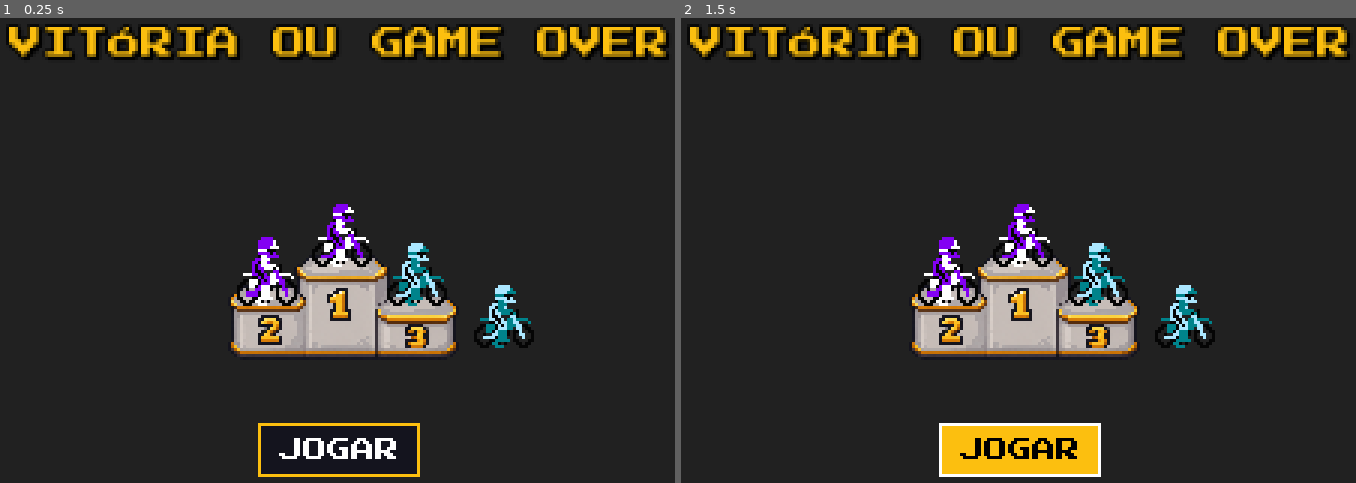
Above: before the commit, frames 1-2 (left to right).
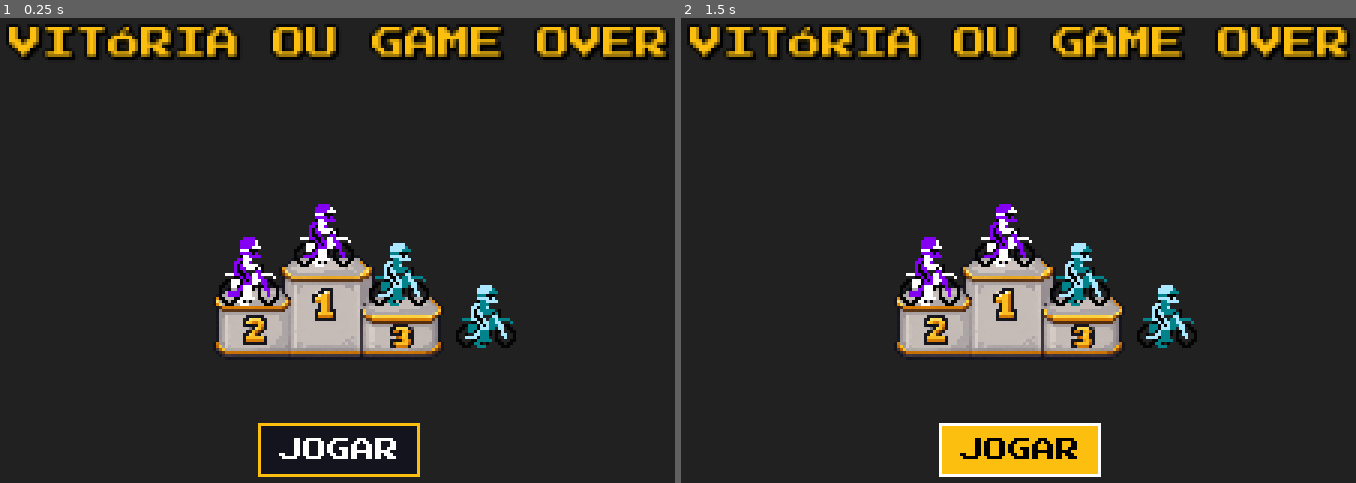
Above: after the commit, the same moments.

Repository: GianluccaPaiva/ExcitebikeTrabalhoDevGame
Game: Godot game, scene res://scenes/ui/colocacao.tscn
Two runs of this game, one before a commit and one after it. Both use one fixed random seed, a clock stepped at 60 frames per second and the inputs below. This scene is started directly instead of the project's main scene.
Inputs:
- Up to frame 1 (0.25 s): no input
- Up to frame 2 (1.5 s): click "JOGAR" at 0.5 s; click "JOGAR" at 1.25 s

The runs differ from the first frame. In frame 1, 6.2% of the frame differs, in the area x 32-80%, y 40-73%; in frame 2, 6.2%.

Commit message:
correcao deslocamento

Diff:
--- a/scenes/ui/colocacao.tscn
+++ b/scenes/ui/colocacao.tscn
@@ -23,6 +23,15 @@
 border_color = Color(0.988235, 0.74902, 0.0588235, 1)
 anti_aliasing = false
 
+[sub_resource type="StyleBoxFlat" id="StyleBoxFlat_btn_pressed"]
+bg_color = Color(0.8, 0.58, 0.05, 1)
+border_width_left = 1
+border_width_top = 1
+border_width_right = 1
+border_width_bottom = 1
+border_color = Color(0.5, 0.5, 0.5, 1)
+anti_aliasing = false
+
 [sub_resource type="StyleBoxFlat" id="StyleBoxFlat_btn_hover"]
 bg_color = Color(0.988235, 0.74902, 0.0588235, 1)
 border_width_left = 1
@@ -30,15 +39,6 @@
 border_width_right = 1
 border_width_bottom = 1
 border_color = Color(1, 1, 1, 1)
-anti_aliasing = false
-
-[sub_resource type="StyleBoxFlat" id="StyleBoxFlat_btn_pressed"]
-bg_color = Color(0.8, 0.58, 0.05, 1)
-border_width_left = 1
-border_width_top = 1
-border_width_right = 1
-border_width_bottom = 1
-border_color = Color(0.5, 0.5, 0.5, 1)
 anti_aliasing = false
 
 [node name="Colocacao" type="CanvasLayer" unique_id=838415918]
@@ -64,31 +64,31 @@
 vertical_alignment = 1
 
 [node name="Podium" type="Sprite2D" parent="Control" unique_id=1256037257]
-position = Vector2(129, 119)
+position = Vector2(124.00001, 119.00001)
 scale = Vector2(0.061836407, 0.05562239)
 texture = ExtResource("1_lhpdl")
 
 [node name="PrimeiroColocado" type="Sprite2D" parent="Control" unique_id=283911379]
-position = Vector2(128, 98)
+position = Vector2(122, 98)
 texture = ExtResource("2_yv8jb")
 hframes = 6
 vframes = 6
 
 [node name="SegundoColocado" type="Sprite2D" parent="Control" unique_id=1064245631]
-position = Vector2(103, 110)
+position = Vector2(97, 110)
 scale = Vector2(1, 1.0625)
 texture = ExtResource("2_yv8jb")
 hframes = 6
 vframes = 6
 
 [node name="TerceiroColocado" type="Sprite2D" parent="Control" unique_id=1794424661]
-position = Vector2(153, 111)
+position = Vector2(147, 111)
 texture = ExtResource("3_hjwqk")
 hframes = 6
 vframes = 6
 
 [node name="QuartoColocado" type="Sprite2D" parent="Control" unique_id=82426405]
-position = Vector2(182, 125)
+position = Vector2(176, 125)
 texture = ExtResource("3_hjwqk")
 hframes = 6
 vframes = 6
@@ -99,14 +99,14 @@
 offset_top = 162.0
 offset_right = 155.0
 offset_bottom = 180.0
+theme_override_colors/font_color = Color(1, 1, 1, 1)
+theme_override_colors/font_focus_color = Color(0, 0, 0, 1)
+theme_override_colors/font_pressed_color = Color(0, 0, 0, 1)
 theme_override_colors/font_hover_color = Color(0, 0, 0, 1)
-theme_override_colors/font_pressed_color = Color(0, 0, 0, 1)
-theme_override_colors/font_focus_color = Color(0, 0, 0, 1)
-theme_override_colors/font_color = Color(1, 1, 1, 1)
 theme_override_fonts/font = ExtResource("4_font")
 theme_override_font_sizes/font_size = 8
+theme_override_styles/normal = SubResource("StyleBoxFlat_btn_normal")
+theme_override_styles/pressed = SubResource("StyleBoxFlat_btn_pressed")
+theme_override_styles/hover = SubResource("StyleBoxFlat_btn_hover")
 theme_override_styles/focus = SubResource("StyleBoxFlat_btn_hover")
-theme_override_styles/hover = SubResource("StyleBoxFlat_btn_hover")
-theme_override_styles/pressed = SubResource("StyleBoxFlat_btn_pressed")
-theme_override_styles/normal = SubResource("StyleBoxFlat_btn_normal")
 text = "JOGAR"
